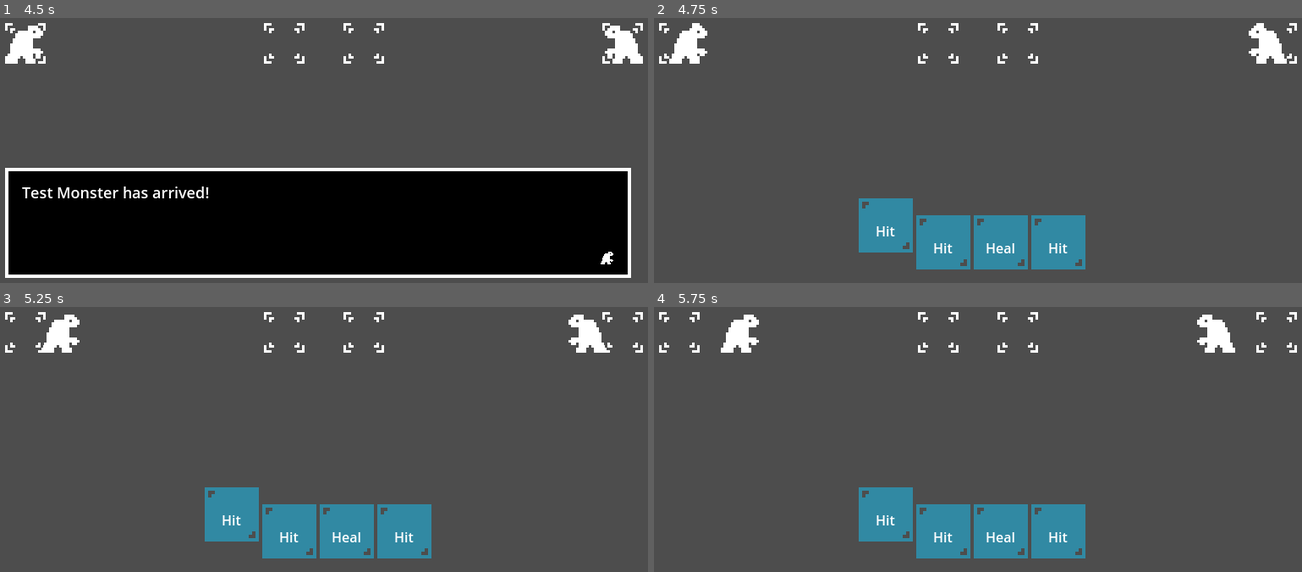
Above: before the commit, frames 1-4 (two rows, left to right).
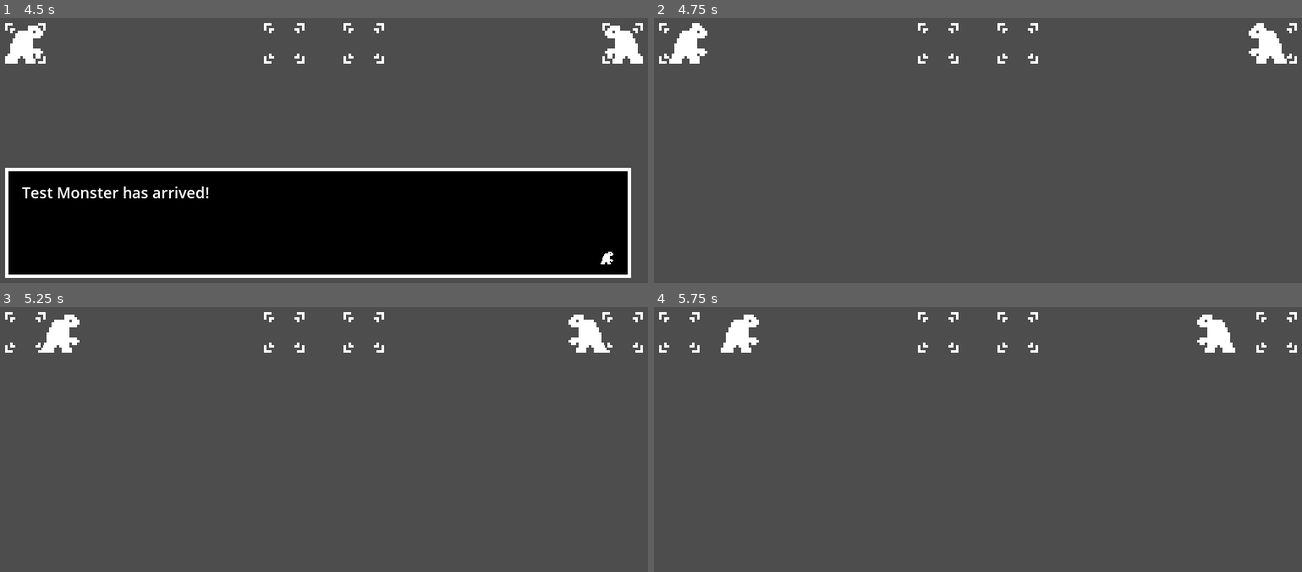
Above: after the commit, the same moments.

Repository: IsaelGabriel/tamer-game
Game: Godot game, scene res://nodes/battle_scene.tscn
The game is run twice, just before and just after one commit, with the same random seed, the same clock (stepped at 60 frames per second) and the same inputs.
Inputs:
- Up to frame 1 (4.5 s): tap Enter (ui_accept) at 0.5, 0.77, 1.25, 1.52, 2, 2.75, 3.02, 3.5, 3.77 s; hold Right (ui_right) 0.53-1.28 s; hold Left (ui_left) 1.28-2.03 s; hold Right (ui_right) 2.03-3.53 s; hold Left (ui_left) from 3.53 s (still down)
- Up to frame 2 (4.75 s): keep holding Left (ui_left); tap Enter (ui_accept) at 4.52 s
- Up to frame 3 (5.25 s): keep holding Left (ui_left)
- Up to frame 4 (5.75 s): keep holding Left (ui_left)

Frame 1 is identical in both runs. In frame 2, 6.7% of the frame differs, in the area x 31-67%, y 68-95%; in frame 3, 6.7%; in frame 4, 6.7%.

Commit message:
Add skill_cards_active property to PlayerBattleMonster

Diff:
--- a/nodes/battle_scene.tscn
+++ b/nodes/battle_scene.tscn
@@ -19,6 +19,7 @@
 grow_vertical = 2
 
 [node name="SkillCardContainer" type="HBoxContainer" parent="UI"]
+visible = false
 layout_mode = 1
 anchors_preset = 12
 anchor_top = 1.0
--- a/scripts/player_battle_monster.gd
+++ b/scripts/player_battle_monster.gd
@@ -94,7 +94,10 @@
 			elif value >= hand_number: selected_skill_card_index = 0
 			else: selected_skill_card_index = value
 			skill_card_container.get_child(selected_skill_card_index).selected = true
-
+var skill_cards_active = false:
+	set(value):
+		if value: skill_card_container.visible = true
+		skill_cards_active = value
 
 func _ready():
 	super()
@@ -106,6 +109,7 @@
 	process_skill_cards()
 
 func process_skill_cards():
+	if not skill_cards_active: return
 	if Input.is_action_just_pressed("ui_left"):
 		selected_skill_card_index -= 1
 	if Input.is_action_just_pressed("ui_right"):
